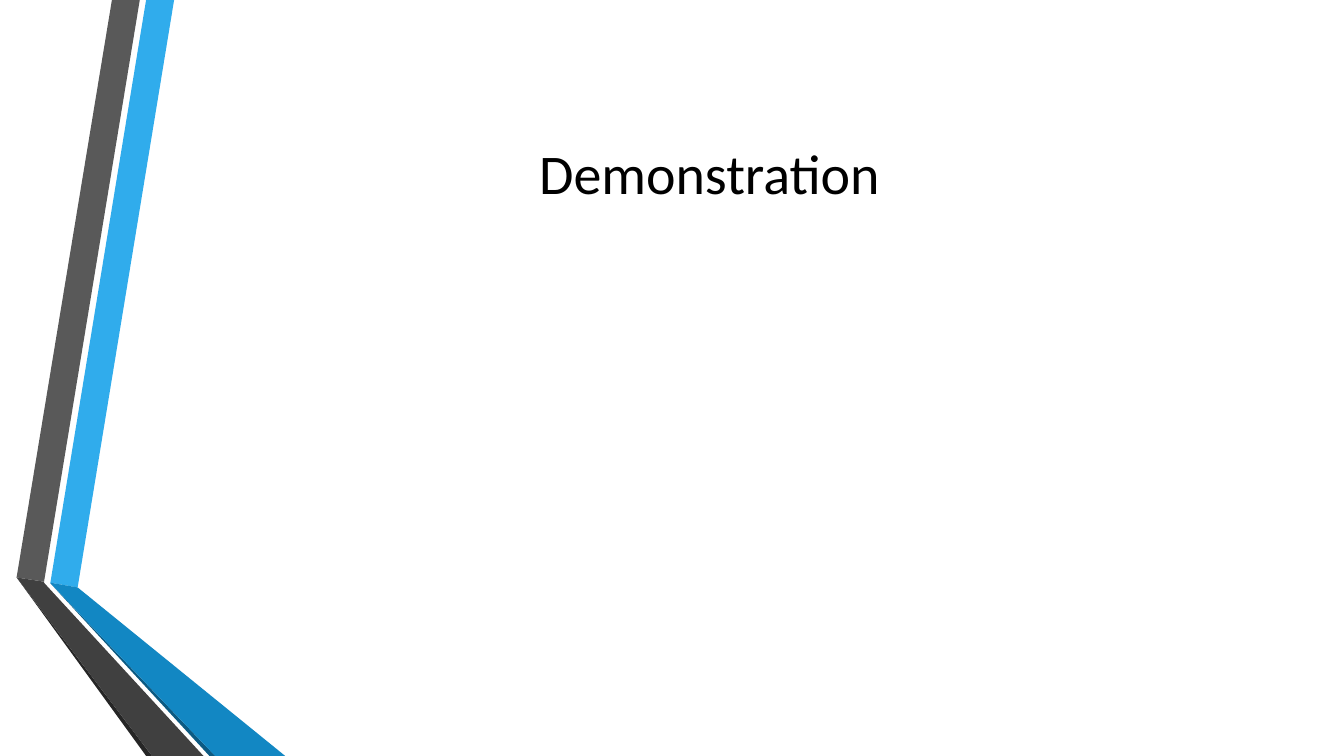
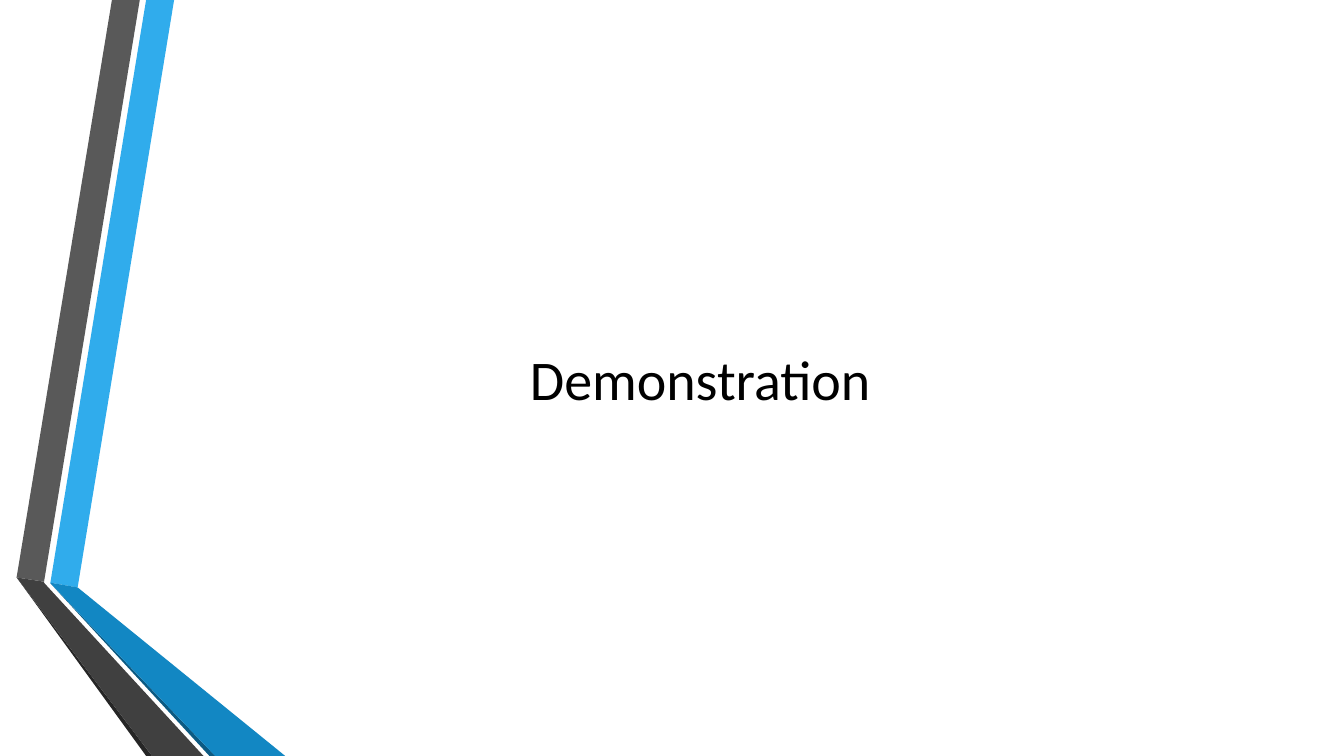
Before and after one commit to BrianD147/Gesture-Based-UI-Development-Project, a slide deck: slide 10 of Gesture Based UI Project.pptx. Drawn at 1344x756 pixels with LibreOffice and Linux fonts; fonts in the diff are those of the drawing; background and template pictures are left out. Boxes give left, top, right and bottom in pixels: in the first picture for what was removed or moved away, otherwise in the second. Text is boxed around its words. In the diff, an @@ line names an element or a change of style, - is before the commit and + after.

```diff
--- a/Gesture Based UI Project.pptx
+++ b/Gesture Based UI Project.pptx
@@ title "Demonstration": place and size @@
-title "Demonstration" at [539, 155, 879, 195]
+title "Demonstration" at [530, 361, 870, 401]
```
Also in this commit, not shown: 3 other slides changed, 1 slide added, 6 other files.
